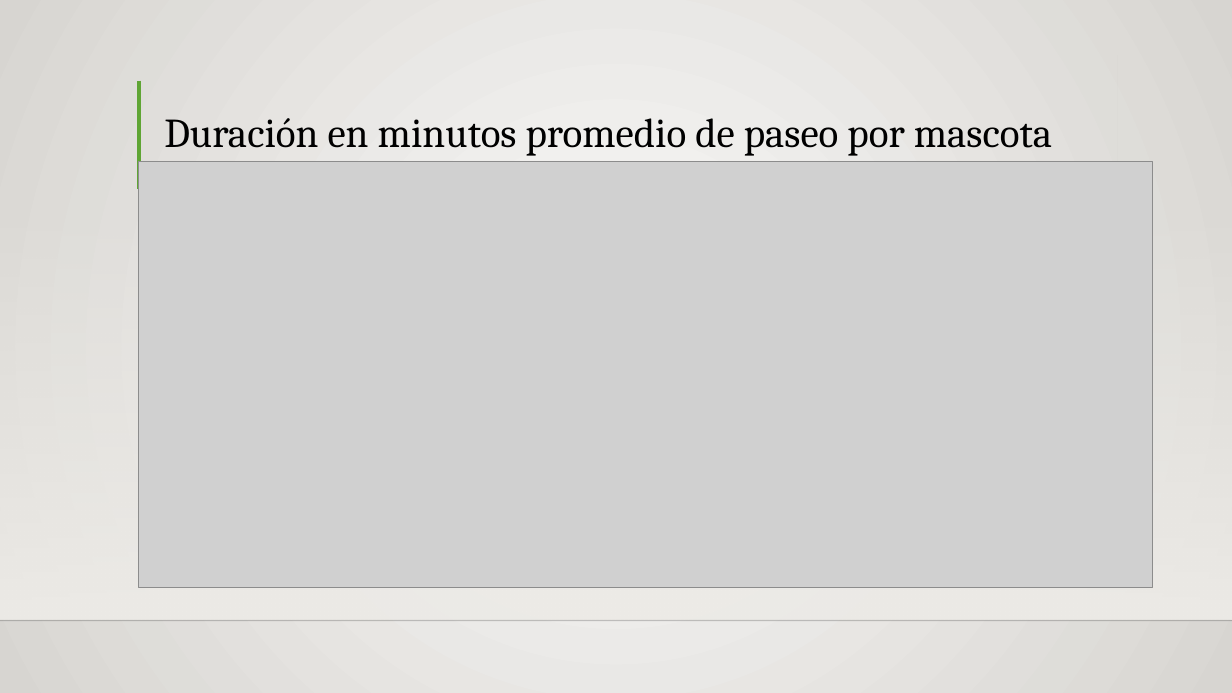
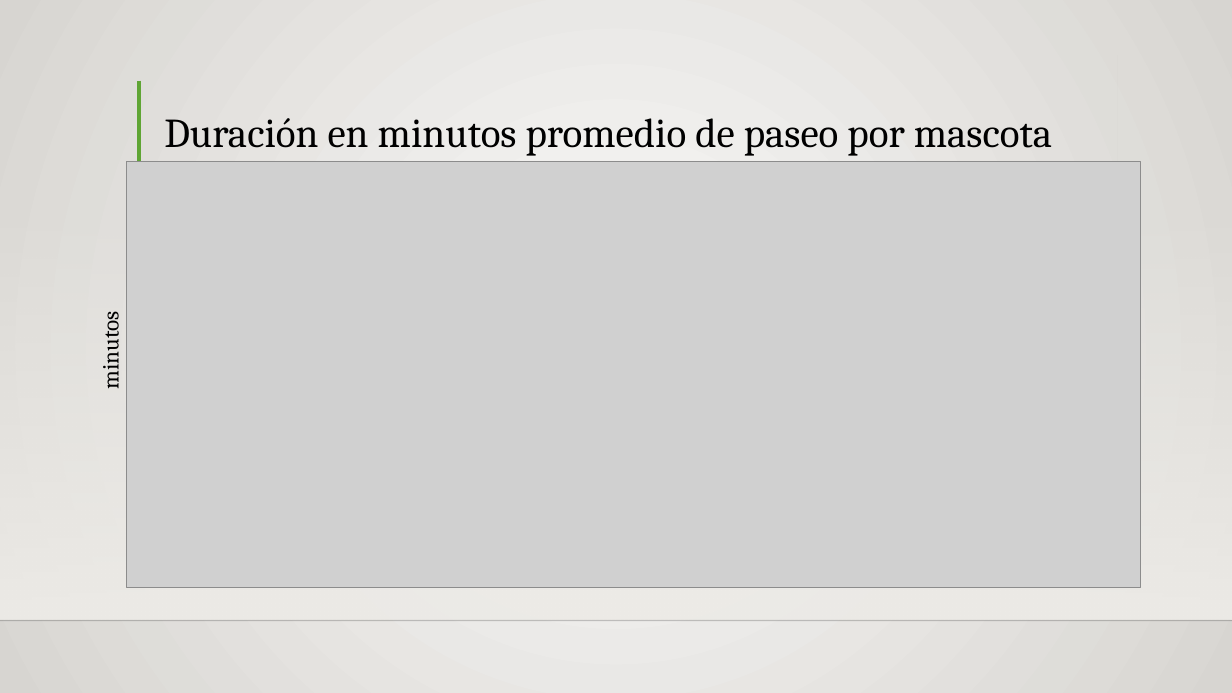
Before and after one commit to Siriusg2/resumenipa, a slide deck: slide 9 of excel_reports/IPApresentacion.pptx. Drawn at 1232x693 pixels with LibreOffice and Linux fonts; fonts in the diff are those of the drawing; grey boxes stand for pictures; background and template pictures are left out. Boxes give left, top, right and bottom in pixels: in the first picture for what was removed or moved away, otherwise in the second. Text is boxed around its words. In the diff, an @@ line names an element or a change of style, - is before the commit and + after.

```diff
--- a/excel_reports/IPApresentacion.pptx
+++ b/excel_reports/IPApresentacion.pptx
@@ picture moved from (x1=139, y1=161, x2=1153, y2=588) to (x1=127, y1=161, x2=1141, y2=588) @@
@@ text added at (x1=94, y1=318, x2=124, y2=387), 18 pt, text #000000 @@
+minutos
```
Also in this commit, not shown: 8 other slides changed, 4 other files.
